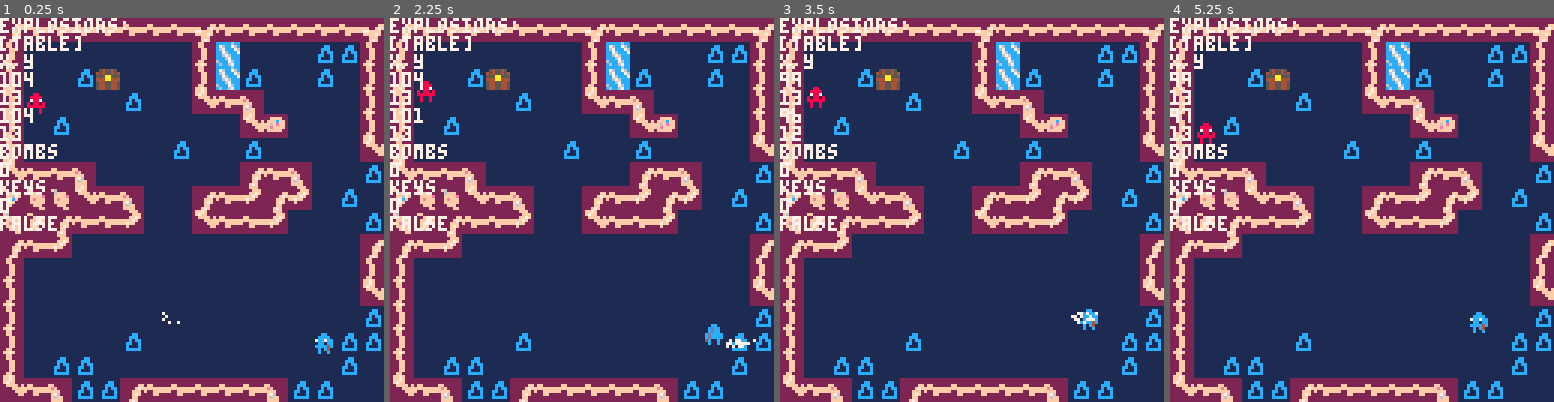
Above: before the commit, frames 1-4 (left to right).
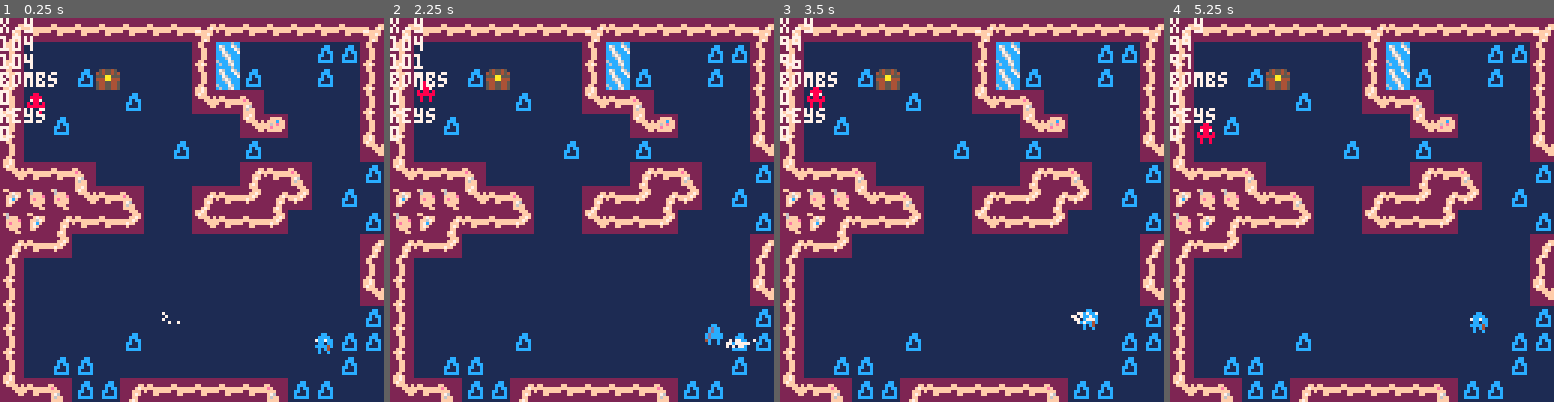
Above: after the commit, the same moments.

Repository: s-france/pico8GameS
Game: PICO-8 cartridge squid.p8
Two runs of this game, one before a commit and one after it. Both use one fixed random seed, a clock stepped at 60 frames per second and the inputs below.
Inputs:
- Up to frame 1 (0.25 s): no input
- Up to frame 2 (2.25 s): tap X (X key) at 0.33, 1.07, 1.85 s; tap O (Z key) at 0.7, 1.7, 2.1 s; hold Right 1.6-2.1 s; hold Up from 2.15 s (still down)
- Up to frame 3 (3.5 s): release Up at 2.42 s; hold Right 2.47-3.03 s; tap O (Z key) at 2.5, 2.9, 3.3 s; tap X (X key) at 2.97 s; hold Left from 3.08 s (still down)
- Up to frame 4 (5.25 s): release Left at 3.58 s; hold Down 3.63-3.97 s; tap O (Z key) every 0.4 s from 3.7 to 4.9 s; hold Right 4.02-4.68 s; tap X (X key) at 4.08, 5.2 s; hold Up 4.73-5.03 s; hold Left from 5.08 s (still down)

The runs differ from the first frame. In frame 1, 2.6% of the frame differs, in the area x 0-33%, y 0-56%; in frame 2, 2.7%; in frame 3, 2.7%; in frame 4, 2.8%.

Commit message:
Update squid.p8

Diff:
--- a/squid.p8
+++ b/squid.p8
@@ -65,18 +65,14 @@
 	print("y: ")
 	print(player.mapposy)
 	--]]
-	print("explosions: ")
-	print(explosions)
 	print("x,y")
 	print(player.x)
-	print(ceil(player.x/8))
 	print(player.y)
-	print(ceil(player.y/8))
 	print("bombs")
 	print(player.bombs)
 	print("keys")
 	print(player.keys)
-	print(player.openflag)
+
 
 end
 -->8
@@ -668,10 +664,8 @@
 
 
 function update_explosion(explosion)
-	local xcell = (explosion.x/8)
-	local ycell = (explosion.y/8)
-	xestimator(xcell)
-	yestimator(ycell)
+	local xcell = xest(explosion.x/8)
+	local ycell = yest(explosion.y/8)
 	local cells = {}
 	for i =-1,1 do
 	 for j = -1,1 do
@@ -710,22 +704,20 @@
 // although we may add in large
 // chests as well
 function openchest(face)
-	local x = player.x/8
- local y = player.y/8
-	xestimator(x)
-	yestimator(y)
+	local xtemp = xest(player.x/8)
+ local ytemp = yest(player.y/8)
 	local contentflag = false
  if face == 0 then
-  player.openflag = fget(mget((x-1),(y-1)), 5)
+  player.openflag = fget(mget((xtemp-1),(ytemp-1)), 5)
   if ( player.openflag == true) then
   	for i=1,4 do
-  		contentflag = fget(mget((x-1),(y-1)), i)
+  		contentflag = fget(mget((xtemp-1),(ytemp-1)), i)
   		if (contentflag == true and i == 1 ) then
   		 player.bombs += 5
-  			mset((x-1),(y-1),24)
+  			mset((xtemp-1),(ytemp-1),24)
   		elseif (contentflag == true and i== 2 ) then
   		 player.keys += 1
-  			mset((x-1),(y-1),24)
+  			mset((xtemp-1),(ytemp-1),24)
   		elseif (contentflag == true and i==3 ) then
   		// player.keys += 1
   		//	mset((player.x/8),(player.y/8-1),24)
@@ -736,16 +728,16 @@
   	end
   end
  elseif face == 1 then
-  player.openflag = fget(mget((x),(y-1)), 5)
+  player.openflag = fget(mget((xtemp),(ytemp-1)), 5)
   if ( player.openflag == true) then
   	for i=1,4 do
-  		contentflag = fget(mget((x),(y-1)), i)
+  		contentflag = fget(mget((xtemp),(ytemp-1)), i)
   		if (contentflag == true and i == 1 ) then
   		 player.bombs += 5
-  			mset((x),(y-1),24)
+  			mset((xtemp),(ytemp-1),24)
   		elseif (contentflag == true and i== 2 ) then
   		 player.keys += 1
-  			mset((x),(y-1),24)
+  			mset((xtemp),(ytemp-1),24)
   		elseif (contentflag == true and i==3 ) then
   		// player.keys += 1
   		//	mset((player.x/8),(player.y/8-1),24)
@@ -756,16 +748,16 @@
   	end
   end
  elseif face == 2 then
-  player.openflag = fget(mget((x+1),(y-1)), 5)
+  player.openflag = fget(mget((xtemp+1),(ytemp-1)), 5)
   if ( player.openflag == true) then
   	for i=1,4 do
-  		contentflag = fget(mget((x+1),(y-1)), i)
+  		contentflag = fget(mget((xtemp+1),(ytemp-1)), i)
   		if (contentflag == true and i == 1 ) then
   		 player.bombs += 5
-  			mset((x+1),(y-1),24)
+  			mset((xtemp+1),(ytemp-1),24)
   		elseif (contentflag == true and i== 2 ) then
   		 player.keys += 1
-  			mset((x+1),(y-1),24)
+  			mset((xtemp+1),(ytemp-1),24)
   		elseif (contentflag == true and i==3 ) then
   		// player.keys += 1
   		//	mset((player.x/8),(player.y/8-1),24)
@@ -776,16 +768,16 @@
   	end
   end
 	elseif face == 3 then
-	   player.openflag = fget(mget((x-1),(y)), 5)
+	   player.openflag = fget(mget((xtemp-1),(ytemp)), 5)
   if ( player.openflag == true) then
   	for i=1,4 do
-  		contentflag = fget(mget((x-1),(y)), i)
+  		contentflag = fget(mget((xtemp-1),(ytemp)), i)
   		  		if (contentflag == true and i == 1 ) then
   		 player.bombs += 5
-  			mset((x-1),(y),24)
+  			mset((xtemp-1),(ytemp),24)
   		elseif (contentflag == true and i== 2 ) then
   		 player.keys += 1
-  			mset((x-1),(y),24)
+  			mset((xtemp-1),(ytemp),24)
   		elseif (contentflag == true and i==3 ) then
   		// player.keys += 1
   		//	mset((player.x/8),(player.y/8-1),24)
@@ -796,16 +788,16 @@
   	end
   end
 	elseif face == 4 then
-	  player.openflag = fget(mget((x+1),(y)), 5)
+	  player.openflag = fget(mget((xtemp+1),(ytemp)), 5)
   if ( player.openflag == true) then
   	for i=1,4 do
-  		contentflag = fget(mget((x+1),(y)), i)
+  		contentflag = fget(mget((xtemp+1),(ytemp)), i)
   		if (contentflag == true and i == 1 ) then
   		 player.bombs += 5
-  			mset((x+1),(y),24)
+  			mset((xtemp+1),(ytemp),24)
   		elseif (contentflag == true and i== 2 ) then
   		 player.keys += 1
-  			mset((x+1),(y),24)
+  			mset((xtemp+1),(ytemp),24)
   		elseif (contentflag == true and i==3 ) then
   		// player.keys += 1
   		//	mset((player.x/8),(player.y/8-1),24)
@@ -816,16 +808,16 @@
   	end
   end
 	elseif face == 5 then
-	  player.openflag = fget(mget((x-1),(y+1)), 5)
+	  player.openflag = fget(mget((xtemp-1),(ytemp+1)), 5)
   if ( player.openflag == true) then
   	for i=1,4 do
-  		contentflag = fget(mget((x-1),(y+1)), i)
+  		contentflag = fget(mget((xtemp-1),(ytemp+1)), i)
   		if (contentflag == true and i == 1 ) then
   		 player.bombs += 5
-  			mset((x-1),(y+1),24)
+  			mset((xtemp-1),(ytemp+1),24)
   		elseif (contentflag == true and i== 2 ) then
   		 player.keys += 1
-  			mset((x-1),(y+1),24)
+  			mset((xtemp-1),(ytemp+1),24)
   		elseif (contentflag == true and i==3 ) then
   		// player.keys += 1
   		//	mset((player.x/8),(player.y/8-1),24)
@@ -836,16 +828,16 @@
   	end
   end
 	elseif face == 6 then
-	  player.openflag = fget(mget((x),(y+1)), 5)
+	  player.openflag = fget(mget((xtemp),(ytemp+1)), 5)
   if ( player.openflag == true) then
   	for i=1,4 do
-  		contentflag = fget(mget((x),(y+1)), i)
+  		contentflag = fget(mget((xtemp),(ytemp+1)), i)
   		if (contentflag == true and i == 1 ) then
   		 player.bombs += 5
-  			mset((x),(y+1),24)
+  			mset((xtemp),(ytemp+1),24)
   		elseif (contentflag == true and i== 2 ) then
   		 player.keys += 1
-  			mset((x),(y+1),24)
+  			mset((xtemp),(ytemp+1),24)
   		elseif (contentflag == true and i==3 ) then
   		// player.keys += 1
   		//	mset((player.x/8),(player.y/8-1),24)
@@ -856,16 +848,16 @@
   	end
   end
 	else
-		player.openflag = fget(mget((x+1),(y+1)), 5)
+		player.openflag = fget(mget((xtemp+1),(ytemp+1)), 5)
   if ( player.openflag == true) then
   	for i=1,4 do
-  		contentflag = fget(mget((x+1),(y+1)), i)
+  		contentflag = fget(mget((xtemp+1),(ytemp+1)), i)
   		if (contentflag == true and i == 1 ) then
   		 player.bombs += 5
-  			mset((x+1),(y+1),24)
+  			mset((xtemp+1),(ytemp+1),24)
   		elseif (contentflag == true and i== 2 ) then
   		 player.keys += 1
-  			mset((x+1),(y+1),24)
+  			mset((xtemp+1),(ytemp+1),24)
   		elseif (contentflag == true and i==3 ) then
   		// player.keys += 1
   		//	mset((player.x/8),(player.y/8-1),24)
@@ -882,10 +874,8 @@
 // faces are 1, 4,5, 7
 // run check on keys, sprite
 function opendoor(face)
-	local xtemp = player.x/8
-	local ytemp = player.y/8
-	xestimator(xtemp)
-	yestimator(ytemp)
+	local xtemp = xest(player.x/8)
+	local ytemp = yest(player.y/8)
 	local contentflag = false
 	if face == 1 then
 		contentflag = fget(mget((xtemp),(ytemp-1)), 2)
@@ -939,11 +929,11 @@
 // estimator function for opening
 // shit/the explosion function
 
-function xestimator(x)
+function xest(x)
 	return flr(x+0.5)
 end
 
-function yestimator(y)
+function yest(y)
  return flr(y+0.5)
 end
 __gfx__
